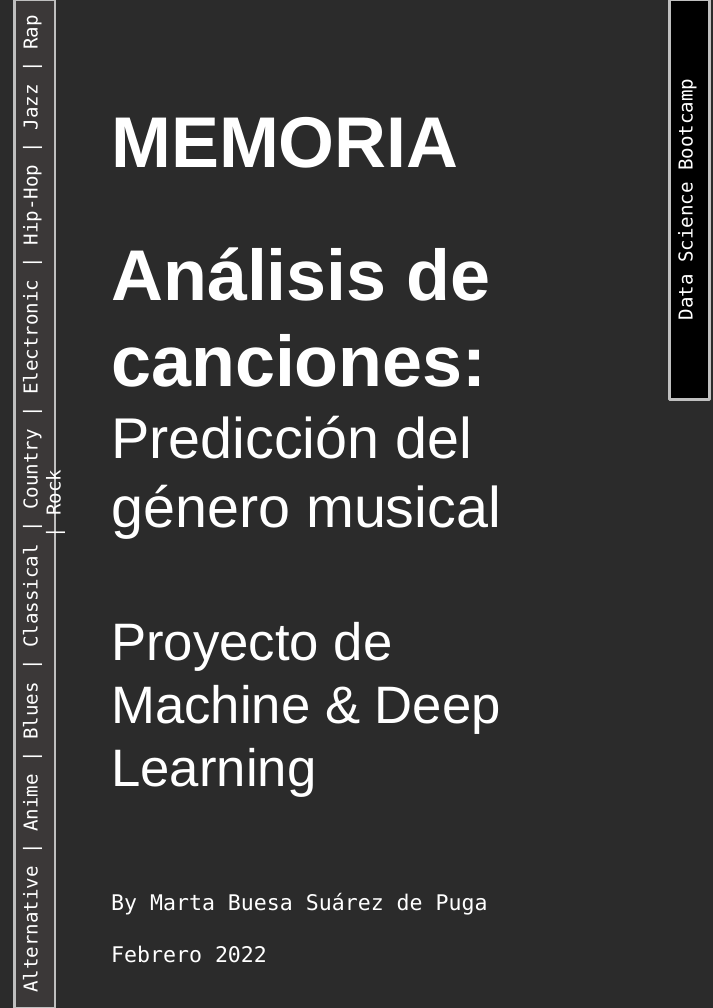
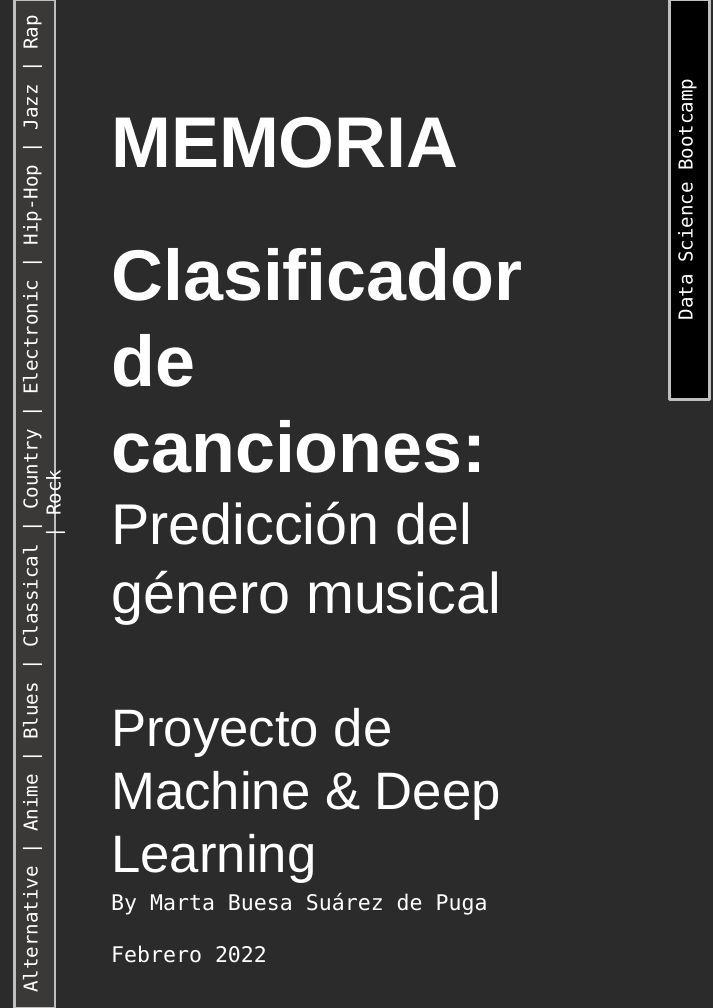
Before and after one commit to TukiBuesa/Machine_and_Deep_Learning_Project, a slide deck: slide 1 of MartaBuesa_Proyecto_ML_memoria.pptx. Drawn at 713x1008 pixels with LibreOffice and Linux fonts; fonts in the diff are those of the drawing; background and template pictures are left out; a plain dark background stands for a picture behind light text. Boxes give left, top, right and bottom in pixels: in the first picture for what was removed or moved away, otherwise in the second. Text is boxed around its words. In the diff, an @@ line names an element or a change of style, - is before the commit and + after.

```diff
--- a/MartaBuesa_Proyecto_ML_memoria.pptx
+++ b/MartaBuesa_Proyecto_ML_memoria.pptx
@@ text at bbox=[111, 248, 522, 623]: text changed @@
-Análisis de canciones: Predicción del género musical
+Clasificador de canciones: Predicción del género musical
```
Also in this commit, not shown: 2 other slides changed, 2 other files.
